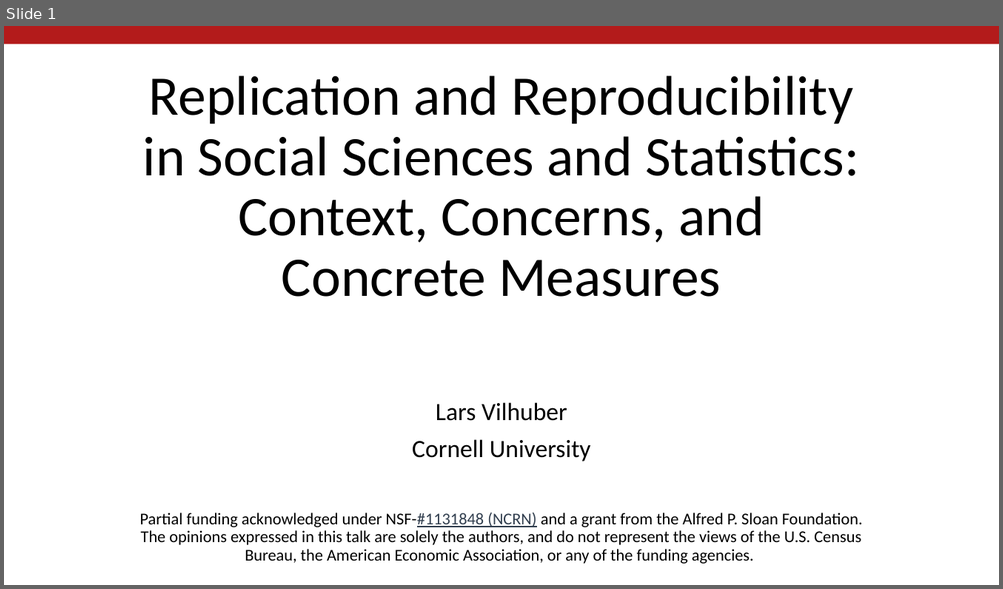
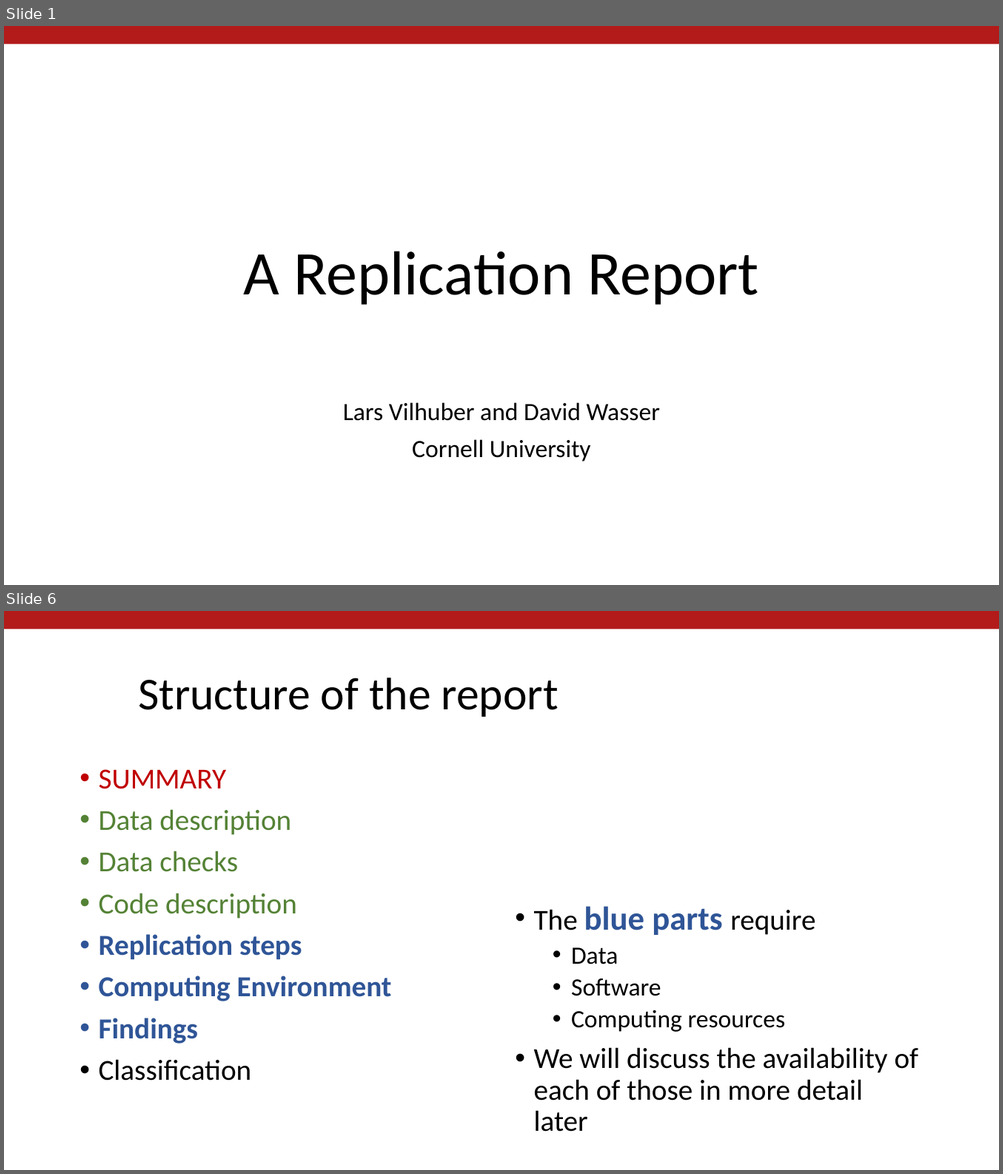
Before and after one commit to labordynamicsinstitute/replicability-training, a slide deck: Fall 2019/Overview-Motivation-AEA-Replication.pptx. Shown one above the other, each under a label of ours: slide 1 before the commit, slides 1 and 6 after it; the slides between them are not shown. The pictures are 1003x589 and 1003x1174 pixels, drawn with LibreOffice and Linux fonts; fonts in the diff are those of the drawing; background and template pictures are left out. Boxes give left, top, right and bottom in pixels: in the first picture for what was removed or moved away, otherwise in the second. Text is boxed around its words. In the diff, an @@ line names an element or a change of style, - is before the commit and + after.

```diff
--- a/Fall 2019/Overview-Motivation-AEA-Replication.pptx
+++ b/Fall 2019/Overview-Motivation-AEA-Replication.pptx
@@ slide 6 added at box(4, 611, 999, 1170), background #FFFFFF; not listed: 1 template element that a slide beside it also shows @@
@@ title added at box(138, 678, 558, 717), 44 pt, text #000000 @@
+Structure of the report
@@ text added at box(99, 769, 392, 1081), 28 pt, text #2F5597 @@
+• SUMMARY
+• Data description
+• Data checks
+• Code description
+• Replication steps
+• Computing Environment
+• Findings
+• Classification
@@ text added at box(534, 906, 919, 1132), 28 pt, text #000000 @@
+• The blue parts require
+  • Data
+  • Software
+  • Computing resources
+• We will discuss the availability of each of those in more detail later
@@ slide 1 changed as well @@
@@ title at box(244, 251, 759, 305): text changed; size 54 to 60 pt @@
-Replication and Reproducibility in Social Sciences and Statistics: Context, Concerns, and Concrete Measures
+A Replication Report
@@ subtitle at box(343, 403, 660, 421): text changed @@
-Lars Vilhuber
+Lars Vilhuber and David Wasser
@@ subtitle at box(140, 513, 862, 564): paragraph removed @@
-Partial funding acknowledged under NSF-#1131848 (NCRN) and a grant from the Alfred P. Sloan Foundation.
-The opinions expressed in this talk are solely the authors, and do not represent the views of the U.S. Census Bureau, the American Economic Association, or any of the funding agencies.
```
Also in this commit, not shown: 5 other slides added, 27 slides removed.
